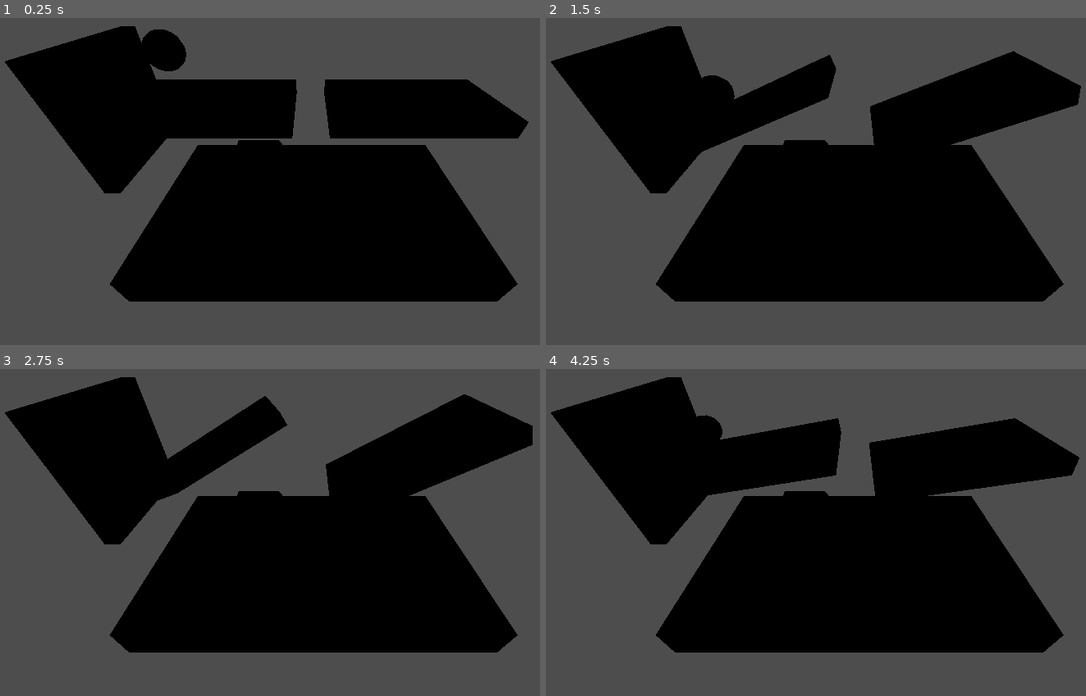
Above: before the commit, frames 1-4 (two rows, left to right).
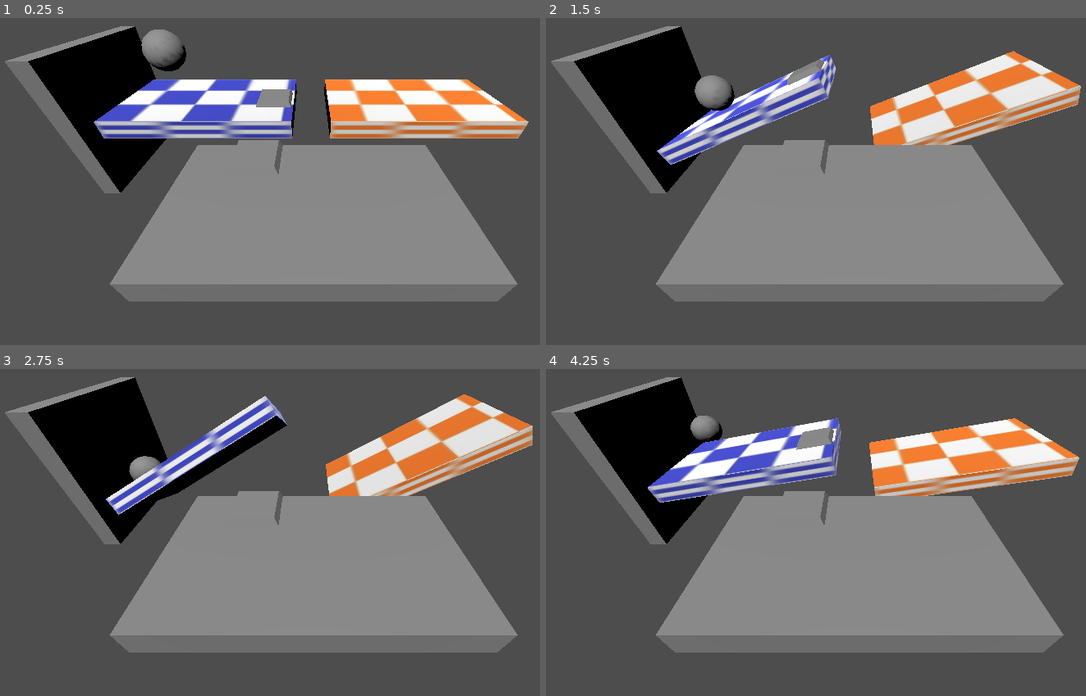
Above: after the commit, the same moments.

Repository: abhinavk0714/csce552-3d-game
Game: Godot game, scene res://scenes/levels/test_world.tscn
Same seed, same stepped clock (60 frames per second), same inputs: the game is played once before the commit and once after it.
Inputs:
- Up to frame 1 (0.25 s): no input
- Up to frame 2 (1.5 s): hold Right (ui_right) 0.53-1.28 s; hold Down (ui_down) from 1.28 s (still down)
- Up to frame 3 (2.75 s): release Down (ui_down) at 2.03 s; hold Right (ui_right) from 2.03 s (still down)
- Up to frame 4 (4.25 s): release Right (ui_right) at 2.78 s; hold Up (ui_up) 2.78-3.53 s; hold Left (ui_left) from 3.53 s (still down)

The runs differ from the first frame. In frame 1, 43% of the frame differs, in the area x 0-98%, y 2-87%; in frame 2, 42%; in frame 3, 40%; in frame 4, 43%.

Commit message:
Added textures for testing and a light source

Diff:
--- a/scenes/game_objects/biaxial_platform.tscn
+++ b/scenes/game_objects/biaxial_platform.tscn
@@ -1,7 +1,11 @@
-[gd_scene load_steps=4 format=3 uid="uid://bhw5cbdm1ce6"]
+[gd_scene load_steps=6 format=3 uid="uid://bhw5cbdm1ce6"]
 
-[ext_resource type="Script" uid="uid://cvas5kuyruk0e" path="res://scripts/controllers/biaxial_platform.gd" id="1_2gcsk"]
-[ext_resource type="ArrayMesh" path="res://assets/models/TestPlatform.obj" id="2_2uxts"]
+[ext_resource type="Script" path="res://scripts/controllers/biaxial_platform.gd" id="1_2gcsk"]
+[ext_resource type="ArrayMesh" uid="uid://dvftvwmebr1on" path="res://assets/models/TestPlatform.obj" id="2_2uxts"]
+[ext_resource type="Texture2D" uid="uid://bd4o00ony1bnd" path="res://assets/textures/TestTexture.jpg" id="2_df7aj"]
+
+[sub_resource type="StandardMaterial3D" id="StandardMaterial3D_v25em"]
+albedo_texture = ExtResource("2_df7aj")
 
 [sub_resource type="BoxShape3D" id="BoxShape3D_2gcsk"]
 size = Vector3(10, 2, 6)
@@ -10,6 +14,7 @@
 script = ExtResource("1_2gcsk")
 
 [node name="MeshInstance3D" type="MeshInstance3D" parent="."]
+material_override = SubResource("StandardMaterial3D_v25em")
 mesh = ExtResource("2_2uxts")
 
 [node name="CollisionShape3D" type="CollisionShape3D" parent="."]
--- a/scenes/game_objects/uniaxial_platform.tscn
+++ b/scenes/game_objects/uniaxial_platform.tscn
@@ -1,7 +1,11 @@
-[gd_scene load_steps=4 format=3 uid="uid://i765m3evv58v"]
+[gd_scene load_steps=6 format=3 uid="uid://i765m3evv58v"]
 
-[ext_resource type="Script" uid="uid://cj6dbmnq08d68" path="res://scripts/controllers/uniaxial_platform.gd" id="1_xg248"]
-[ext_resource type="ArrayMesh" path="res://assets/models/TestPlatform.obj" id="2_4i7rt"]
+[ext_resource type="Script" path="res://scripts/controllers/uniaxial_platform.gd" id="1_xg248"]
+[ext_resource type="ArrayMesh" uid="uid://dvftvwmebr1on" path="res://assets/models/TestPlatform.obj" id="2_4i7rt"]
+[ext_resource type="Texture2D" uid="uid://bfpkv8t8lyasr" path="res://assets/textures/TestTexture2.jpg" id="2_vqfd7"]
+
+[sub_resource type="StandardMaterial3D" id="StandardMaterial3D_asksy"]
+albedo_texture = ExtResource("2_vqfd7")
 
 [sub_resource type="BoxShape3D" id="BoxShape3D_rxhje"]
 size = Vector3(10, 2, 6)
@@ -10,6 +14,7 @@
 script = ExtResource("1_xg248")
 
 [node name="MeshInstance3D" type="MeshInstance3D" parent="."]
+material_override = SubResource("StandardMaterial3D_asksy")
 mesh = ExtResource("2_4i7rt")
 
 [node name="CollisionShape3D" type="CollisionShape3D" parent="."]
--- a/scenes/levels/test_world.tscn
+++ b/scenes/levels/test_world.tscn
@@ -33,3 +33,6 @@
 
 [node name="UniaxialPlatform" parent="." instance=ExtResource("1_dxppu")]
 transform = Transform3D(1, 0, 0, 0, 1, 0, 0, 0, 1, 5, 0, -6)
+
+[node name="DirectionalLight3D" type="DirectionalLight3D" parent="."]
+transform = Transform3D(1, 0, 0, 0, 0.5188628, 0.8548575, 0, -0.8548575, 0.5188628, 0, 9.366883, 0)
Binary file added: assets/textures/TestTexture.jpg
Not shown, added: assets/textures/TestTexture.jpg.import
Binary file added: assets/textures/TestTexture2.jpg
Not shown, added: assets/textures/TestTexture2.jpg.import
